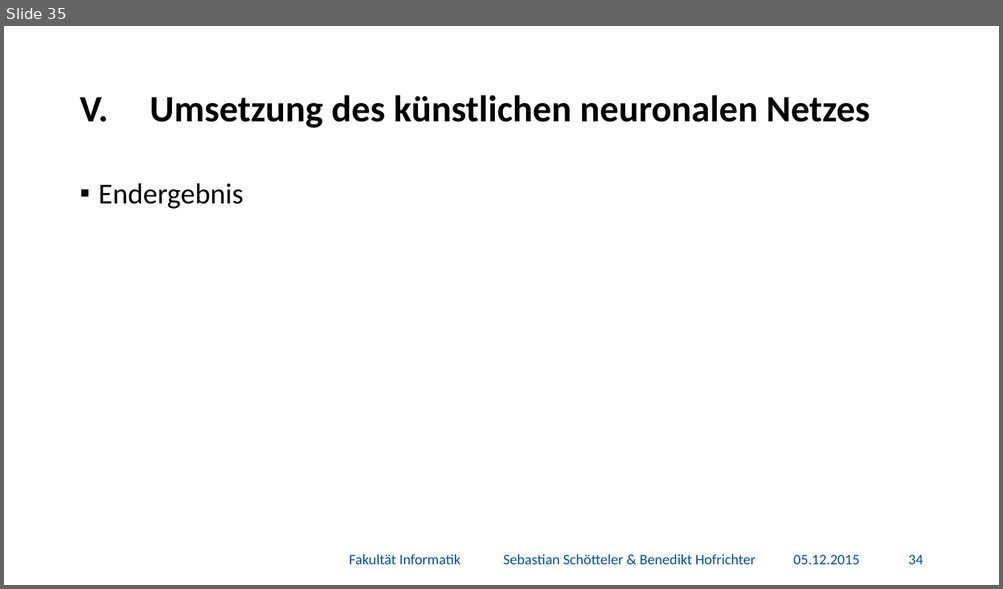
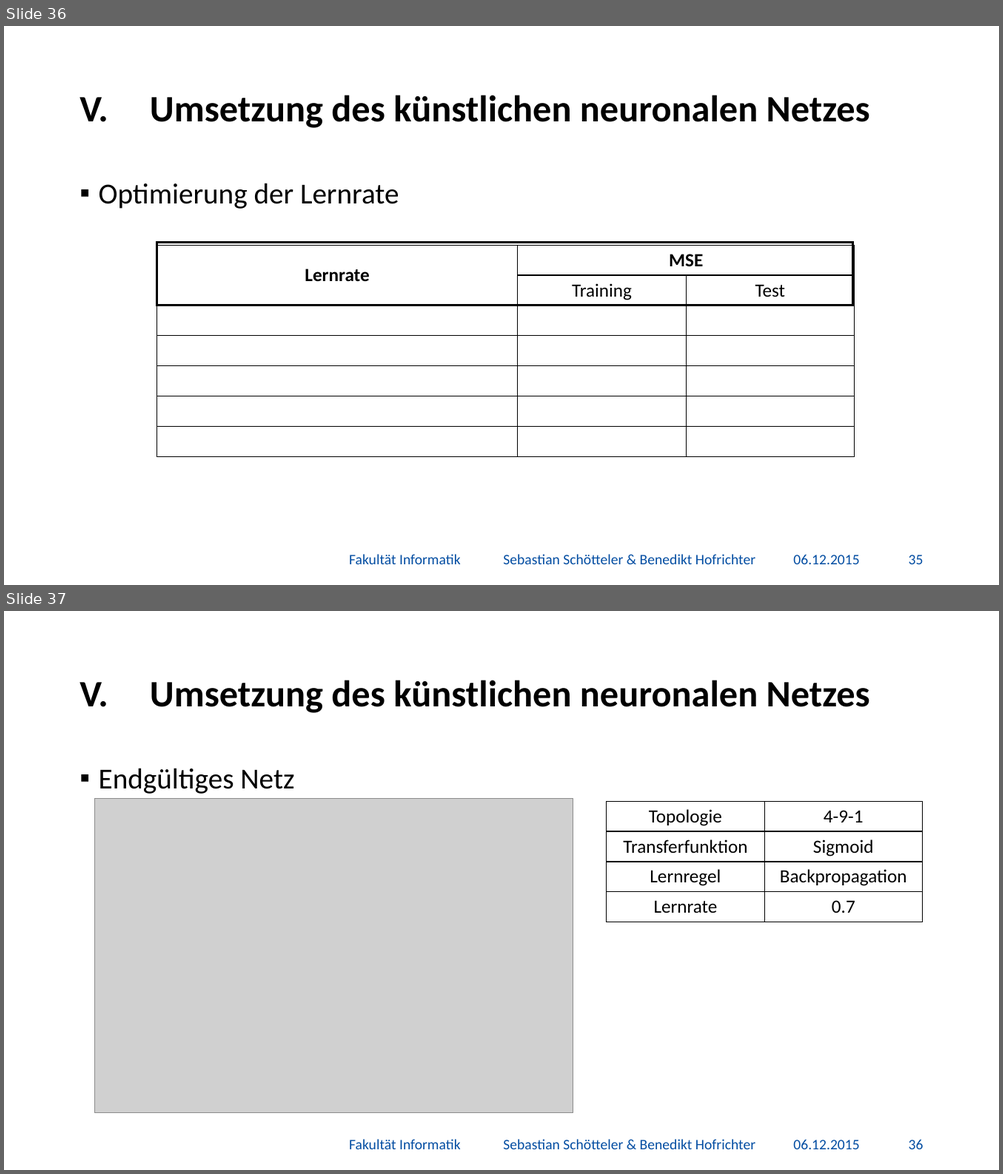
Before and after one commit to BenediktGitGit/soco15, a slide deck: 3b) Vortrag/Präsentation.pptx. Shown one above the other, each under a label of ours: slide 35 before the commit, slides 36 and 37 after it. The pictures are 1003x589 and 1003x1174 pixels, drawn with LibreOffice and Linux fonts; fonts in the diff are those of the drawing; grey boxes stand for pictures; background and template pictures are left out. Boxes give left, top, right and bottom in pixels: in the first picture for what was removed or moved away, otherwise in the second. Text is boxed around its words. In the diff, an @@ line names an element or a change of style, - is before the commit and + after.

```diff
--- a/3b) Vortrag/Präsentation.pptx
+++ b/3b) Vortrag/Präsentation.pptx
@@ slide 37 added at box(4, 611, 999, 1170), background #FFFFFF @@
@@ title added at box(150, 680, 870, 713), 36 pt, text #000000, bold @@
+V. Umsetzung des künstlichen neuronalen Netzes
@@ text added at box(99, 768, 294, 794), 28 pt, text #000000 @@
+▪ Endgültiges Netz
@@ picture added at box(95, 799, 573, 1114) @@
@@ table added at box(606, 801, 922, 922), 4 rows, 2 columns @@
+Topologie | 4-9-1
+Transferfunktion | Sigmoid
+Lernregel | Backpropagation
+Lernrate | 0.7
@@ text added at box(349, 1139, 755, 1150), 14 pt, text #034DA2 @@
+Fakultät Informatik Sebastian Schötteler & Benedikt Hofrichter
@@ text added at box(793, 1139, 859, 1150), 14 pt, text #034DA2 @@
+06.12.2015
@@ page number added at box(908, 1139, 923, 1150), 14 pt, text #034DA2 @@
+36
@@ what was slide 35 is now slide 36 @@
@@ slide 36 changed as well @@
@@ text at box(99, 183, 399, 209): text changed @@
-▪ Endergebnis
+▪ Optimierung der Lernrate
@@ table added at box(157, 245, 855, 457), 7 rows, 3 columns @@
+Lernrate | MSE | 
+ | Training | Test
+ |  | 
+ |  | 
+ |  | 
+ |  | 
+ |  | 
@@ rectangle added at box(157, 243, 853, 306), outline #000000 2.25 pt @@
@@ text at box(793, 554, 859, 565): text changed @@
-05.12.2015
+06.12.2015
@@ page number at box(908, 555, 923, 565): text changed @@
-34
+35
```
Also in this commit, not shown: 42 other slides changed, 1 other slide added, 3 other files.
